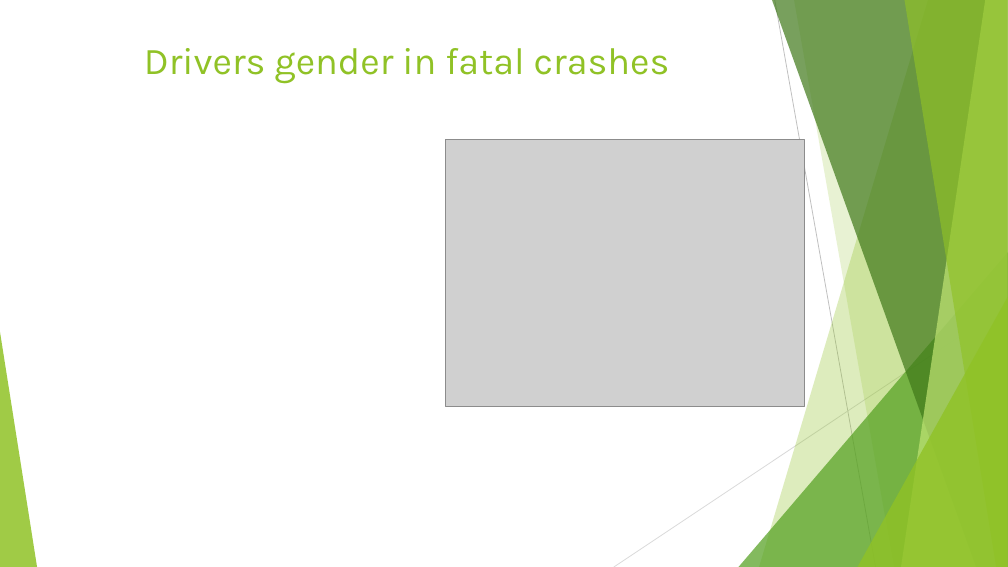
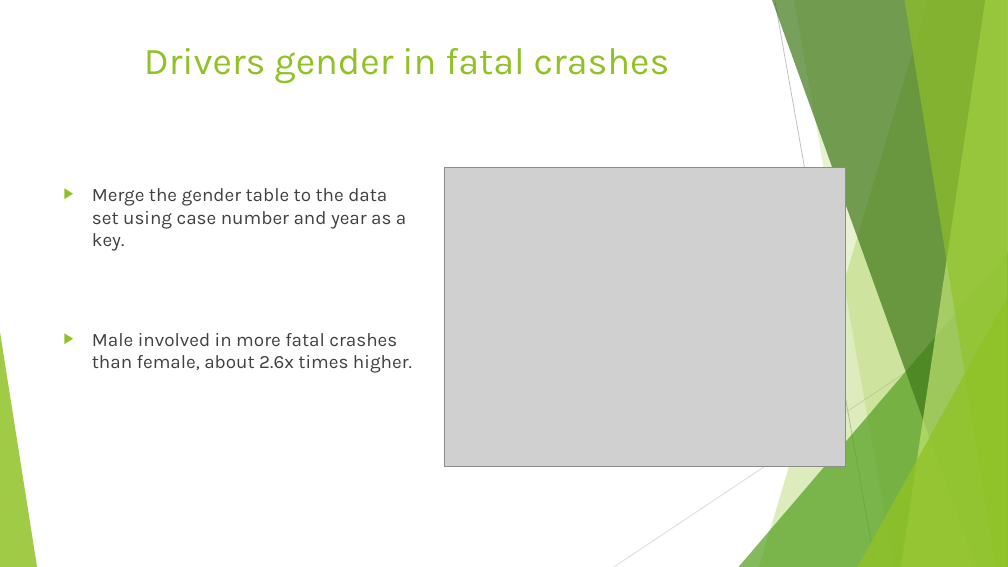
Before and after one commit to MZt92-ui/Project-1-Group-3, a slide deck: slide 10 of car_crashes.pptx (slide 8 before the commit). Drawn at 1008x567 pixels with LibreOffice and Linux fonts; fonts in the diff are those of the drawing; grey boxes stand for pictures. Boxes give left, top, right and bottom in pixels: in the first picture for what was removed or moved away, otherwise in the second. Text is boxed around its words. In the diff, an @@ line names an element or a change of style, - is before the commit and + after.

```diff
--- a/car_crashes.pptx
+++ b/car_crashes.pptx
@@ picture: place and size @@
-picture at [445,140,804,407]
+picture at [444,168,845,467]
@@ text added at [92,188,412,373], 18 pt, text #404040 @@
+▶ Merge the gender table to the data set using case number and year as a key.
+▶ Male involved in more fatal crashes than female, about 2.6x times higher.
```
Also in this commit, not shown: 1 other slide changed, 10 slides added, 7 slides removed, 7 other files.
